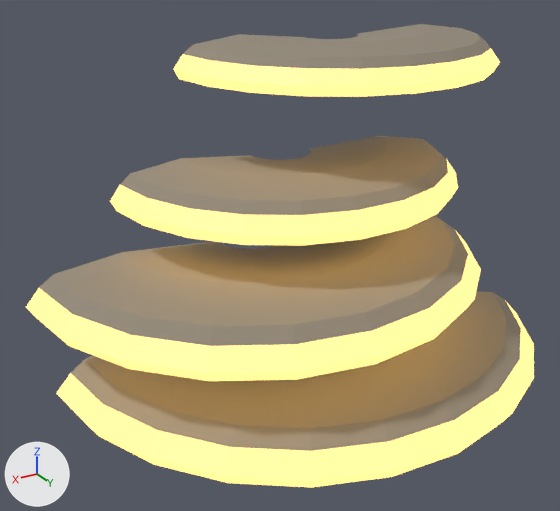
The Blender file assets/models/glowing_mushroom/blender/shelf_v03.blend as it was, and as the next commit left it.
The view is the same before and after, from a 50 mm camera at (1.46, 2.33, 1.65) aimed at (0.29, 0.37, 0.67). Lighting does not change. The marker at lower left points along +X, +Y and +Z. The picture after the commit comes second.

The first picture shows 'mushroom_shelf_flesh_nocol', 'mushroom_shelf_glow_nocol'.
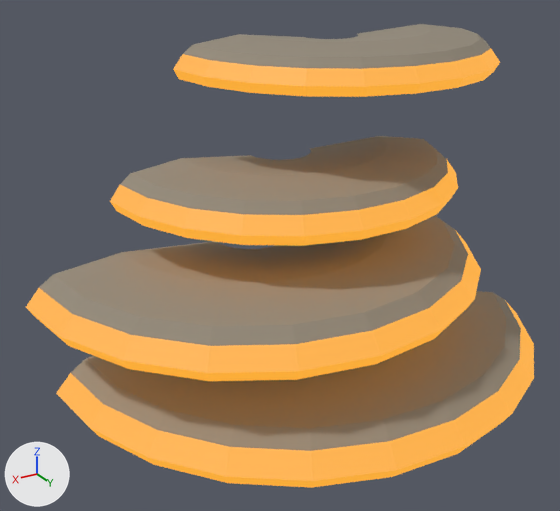
What changed in the scene script:
```text
Change mat_mushroomglow_shelf_v03:
    mat_mushroomglow_shelf_v03.emission_color: (1.0, 0.63, 0.19) -> (0.93, 0.391, 0.0186)  # orange #ffd079 -> orange #f7a825
    mat_mushroomglow_shelf_v03.emission_strength: 1.691 -> 1.0
```

What differs and where, as boxes (x1, y1, x2, y2) in the pictures (560 x 511 px):
'mushroom_shelf_glow_nocol', recoloured, surface changed (darker)
    both: (26, 48, 534, 488)
